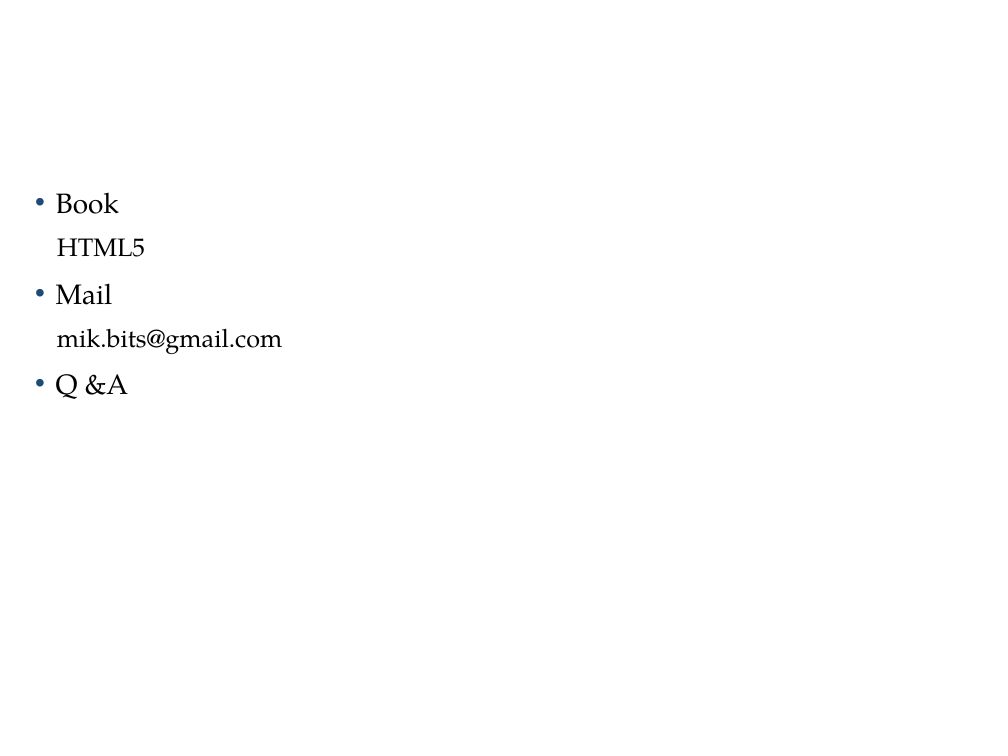
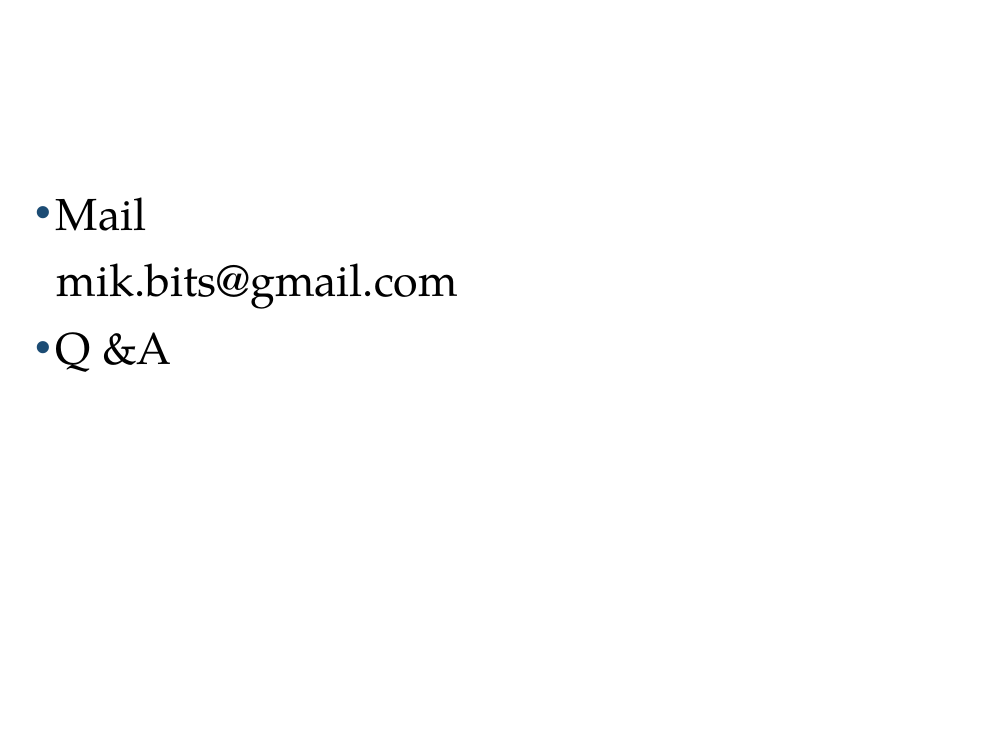
Before and after one commit to mikbits/test, a slide deck: slide 13 of webinar/CloudComputing.ppt (slide 14 before the commit). Drawn at 1008x756 pixels with LibreOffice and Linux fonts; fonts in the diff are those of the drawing; background and template pictures are left out. Boxes give left, top, right and bottom in pixels: in the first picture for what was removed or moved away, otherwise in the second. Text is boxed around its words. In the diff, an @@ line names an element or a change of style, - is before the commit and + after.

```diff
--- a/webinar/CloudComputing.ppt
+++ b/webinar/CloudComputing.ppt
@@ text "Mail" at (56, 197, 458, 372): size 20 to 32 pt in "Mail", "Q &A"; size 18 to 32 pt in "mik.bits@gmail.com" @@
@@ text at (56, 192, 145, 257): paragraphs removed @@
-• Book
-  HTML5
```
Also in this commit, not shown: 12 slides added, 13 slides removed, 1 other file.
